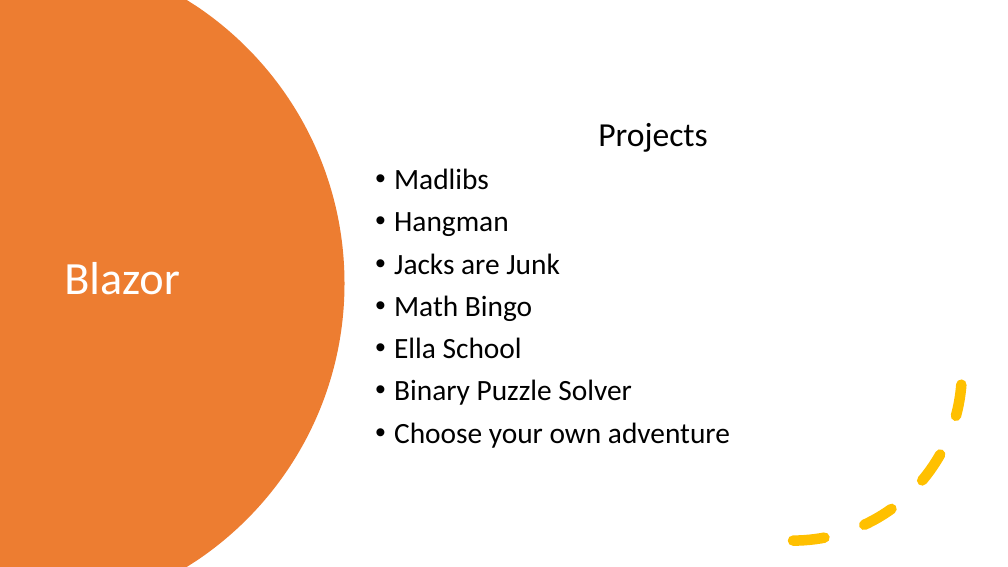
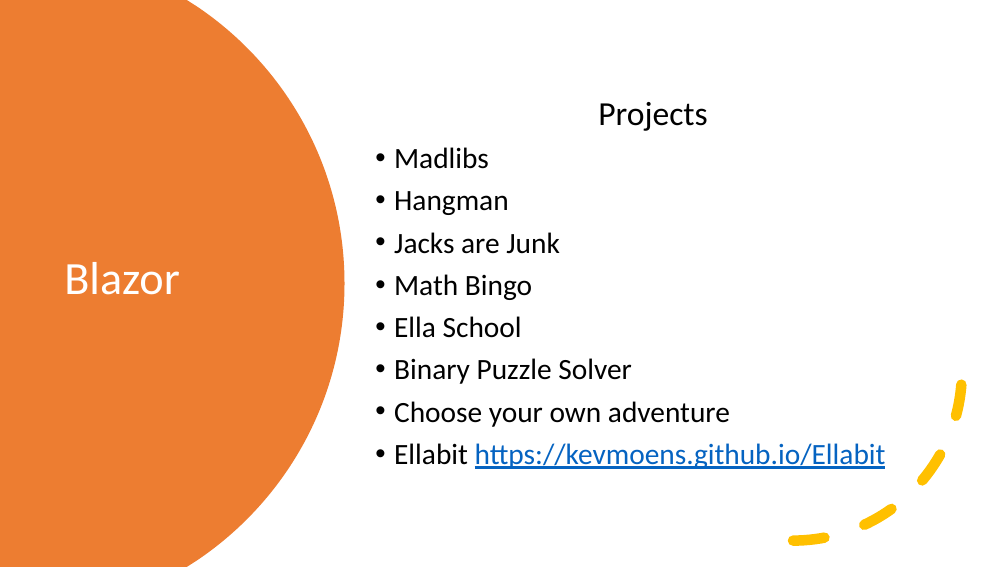
Before and after one commit to kevmoens/ThatConference2022, a slide deck: slide 13 of ThatConference2022.pptx. Drawn at 1008x567 pixels with LibreOffice and Linux fonts; fonts in the diff are those of the drawing. Boxes give left, top, right and bottom in pixels: in the first picture for what was removed or moved away, otherwise in the second. Text is boxed around its words. In the diff, an @@ line names an element or a change of style, - is before the commit and + after.

```diff
--- a/ThatConference2022.pptx
+++ b/ThatConference2022.pptx
@@ text at <box>394,443,886,469</box>: paragraph added @@
+• Ellabit https://kevmoens.github.io/Ellabit
```
Also in this commit, not shown: 1 other slide changed, 1 slide added.
